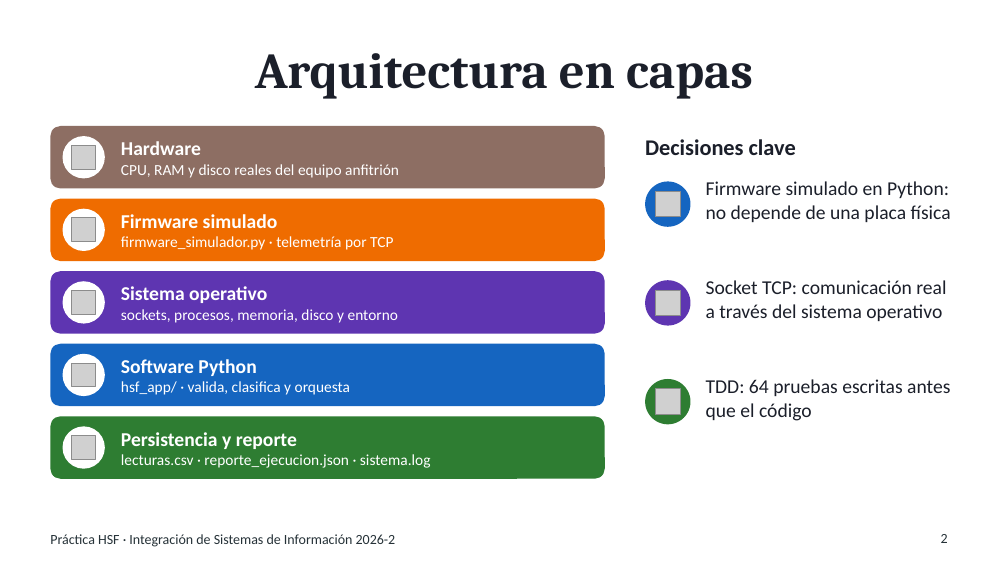
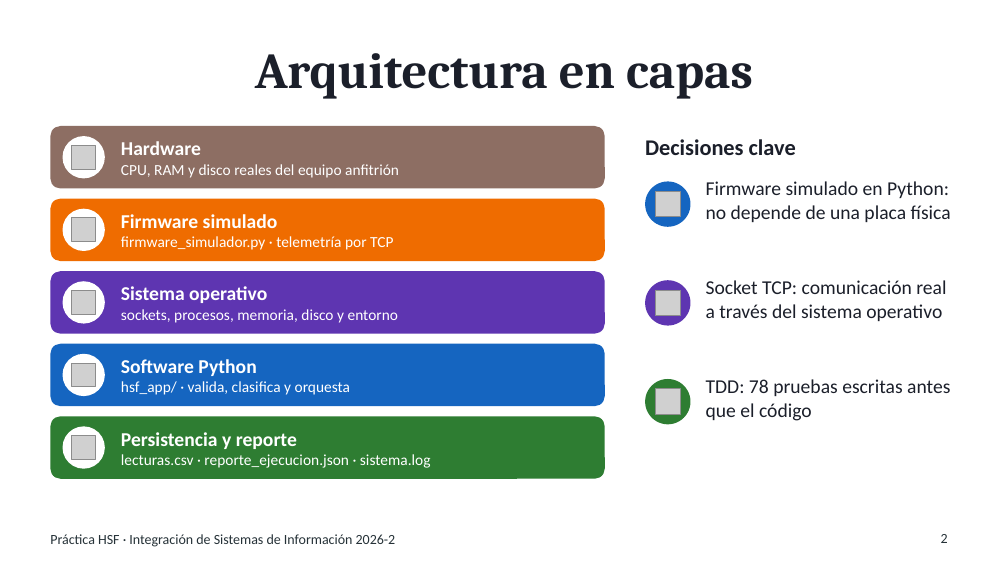
Before and after one commit to Facabore/practica-hsf-segundo-corte, a slide deck: slide 2 of docs/Diapositivas_Video_SegundoCorte.pptx. Drawn at 1008x567 pixels with LibreOffice and Linux fonts; fonts in the diff are those of the drawing; grey boxes stand for pictures. Boxes give left, top, right and bottom in pixels: in the first picture for what was removed or moved away, otherwise in the second. Text is boxed around its words. In the diff, an @@ line names an element or a change of style, - is before the commit and + after.

```diff
--- a/docs/Diapositivas_Video_SegundoCorte.pptx
+++ b/docs/Diapositivas_Video_SegundoCorte.pptx
@@ text at (706,379,950,421): text changed @@
-TDD: 64 pruebas escritas antes que el código
+TDD: 78 pruebas escritas antes que el código
```
Also in this commit, not shown: 5 other slides changed, 1 slide added, 8 other files.
